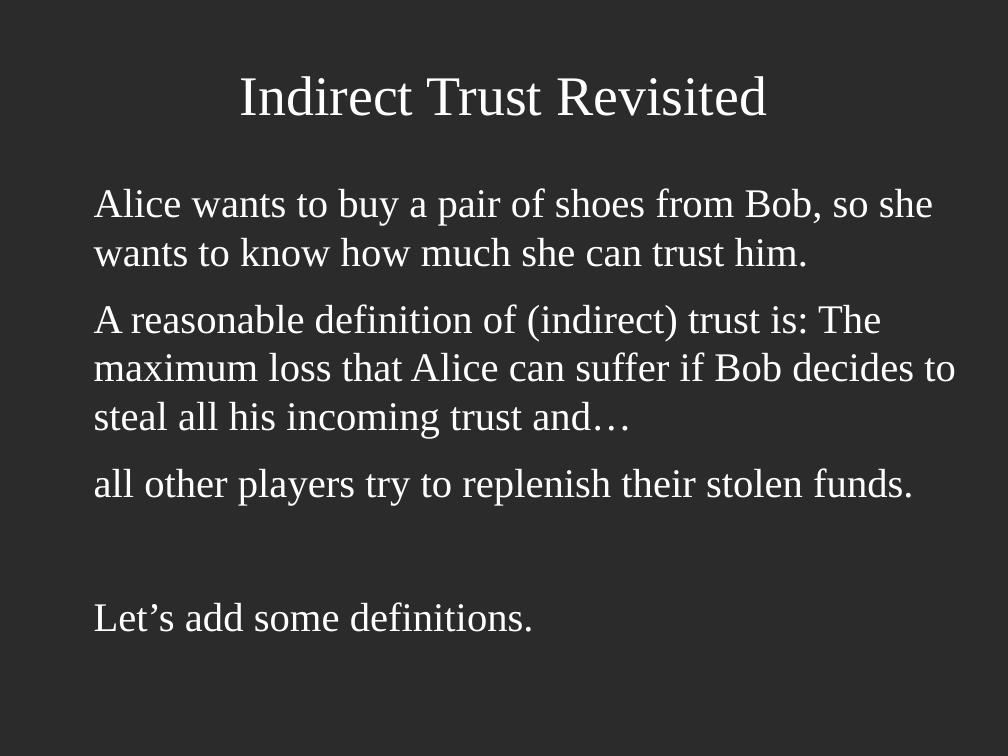
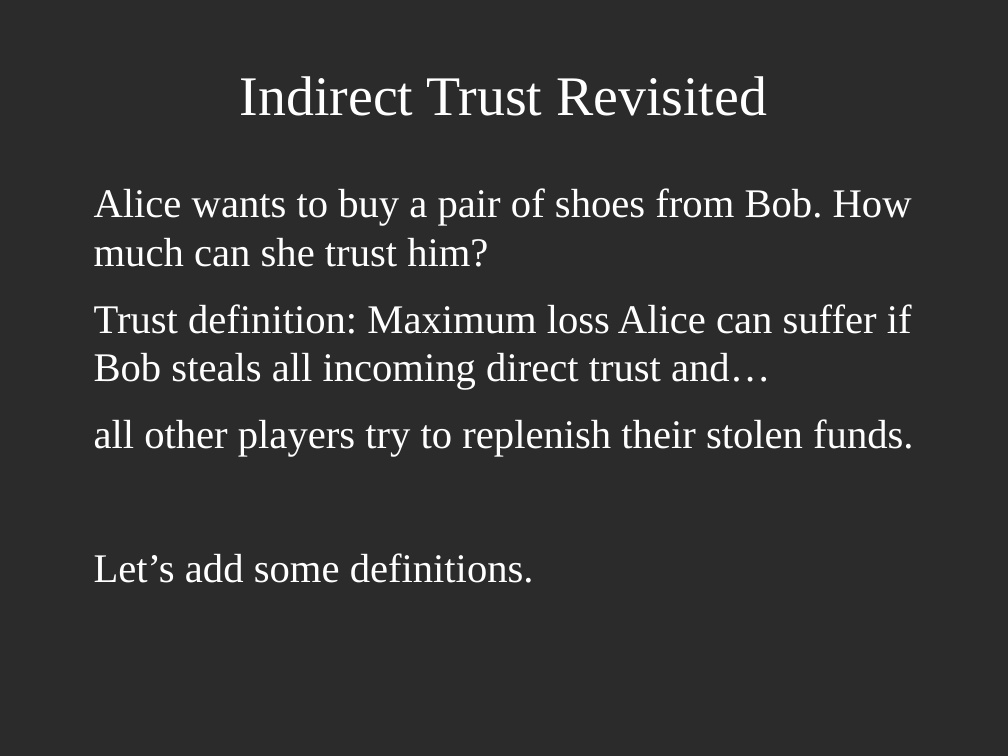
Before and after one commit to decrypto-org/TrustIsRisk, a slide deck: slide 10 of presentations/AtheCrypt10-1-2017/AtheCrypt10-1-2017.odp. Drawn at 1008x756 pixels with LibreOffice and Linux fonts; fonts in the diff are those of the drawing; background and template pictures are left out; a plain dark background stands for a picture behind light text. Boxes give left, top, right and bottom in pixels: in the first picture for what was removed or moved away, otherwise in the second. Text is boxed around its words. In the diff, an @@ line names an element or a change of style, - is before the commit and + after.

```diff
--- a/presentations/AtheCrypt10-1-2017/AtheCrypt10-1-2017.odp
+++ b/presentations/AtheCrypt10-1-2017/AtheCrypt10-1-2017.odp
@@ text at [94, 188, 912, 390]: text changed @@
-Alice wants to buy a pair of shoes from Bob, so she wants to know how much she can trust him.
-A reasonable definition of (indirect) trust is: The maximum loss that Alice can suffer if Bob decides to steal all his incoming trust and…
+Alice wants to buy a pair of shoes from Bob. How much can she trust him?
+Trust definition: Maximum loss Alice can suffer if Bob steals all incoming direct trust and…
```
Also in this commit, not shown: 19 other slides changed, 1 other file.
